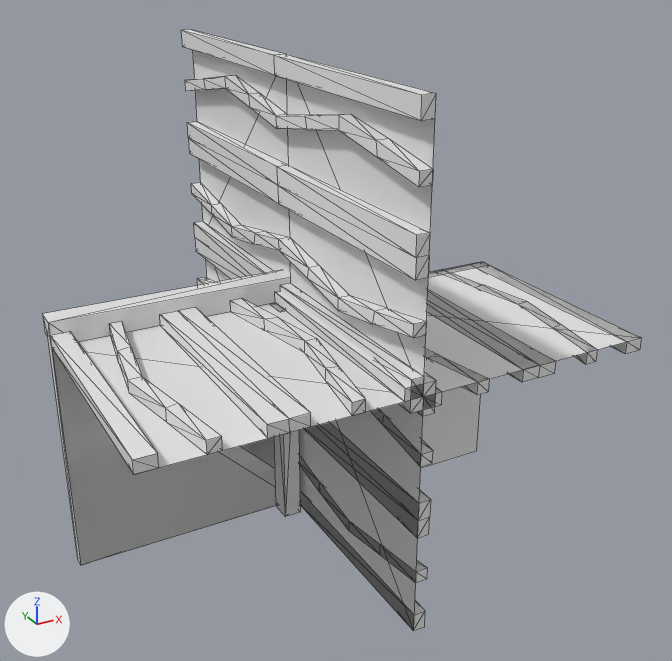
Renders of the OBJ model Data/bmc/tiles/t_154.obj from each side of a commit.
One viewpoint serves both versions: a 50 mm lens placed at (-0.798, -1.647, 0.73), pointed at (0.07, -0.068, -0.059). Lighting does not change. The marker at lower left points along +X, +Y and +Z. Mesh edges are drawn as thin lines. Where no turn or scale is listed for an object, it has been applied to the vertices.

The first picture shows 't_154'.
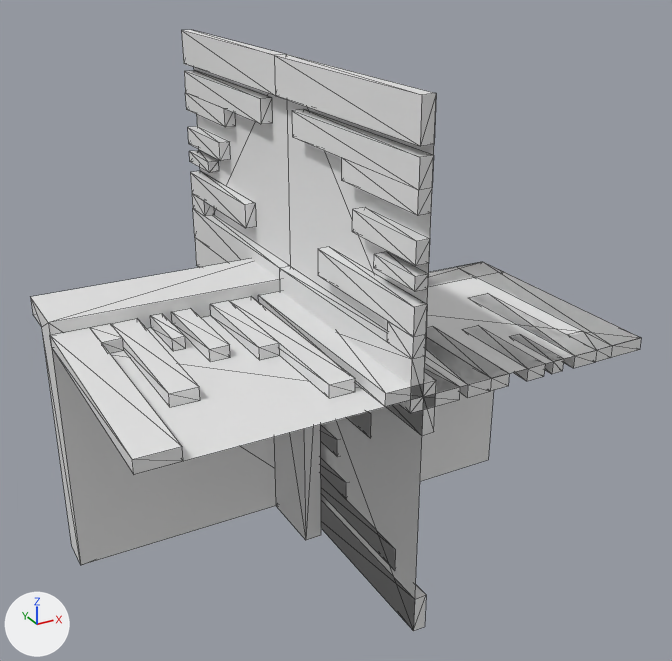
Boxes (x1, y1, x2, y2) around the edits, measured in the pictures (672 x 661 px; the box of a moved part takes in the faces that stretch with it):
't_154', reshaped
    before: (42, 30, 641, 631)
    after: (31, 30, 641, 631)
part 1 of me_t_154, added
    after: (188, 126, 230, 161)
part 2 of me_t_154, added
    after: (352, 207, 430, 266)
part 3 of me_t_154, added
    after: (189, 150, 219, 173)
part 4 of me_t_154, added
    after: (374, 252, 429, 292)
part 5 of me_t_154, added
    after: (510, 334, 564, 374)
part 6 of me_t_154, added
    after: (150, 314, 186, 351)
part 7 of me_t_154, added
    after: (462, 326, 545, 381)
part 8 of me_t_154, added
    after: (172, 308, 230, 362)
part 9 of me_t_154, rebuilt
    before: (300, 458, 427, 583)
    after: (320, 458, 395, 571)
part 10 of me_t_154, rebuilt (43% narrower)
    before: (185, 75, 433, 187)
    after: (292, 109, 434, 215)
part 11 of me_t_154, rebuilt
    before: (305, 422, 431, 538)
    after: (320, 425, 337, 456)
part 12 of me_t_154, rebuilt
    before: (425, 349, 489, 395)
    after: (425, 327, 509, 397)
part 13 of me_t_154, rebuilt (7% wider, 14% shorter)
    before: (230, 298, 366, 416)
    after: (210, 297, 355, 398)
part 14 of me_t_154, added
    after: (184, 70, 272, 127)
part 15 of me_t_154, deleted
    before: (160, 307, 311, 438)
part 16 of me_t_154, deleted
    before: (427, 289, 556, 382)
part 17 of me_t_154, moved or reshaped
    before: (42, 30, 641, 631)
    after: (31, 30, 641, 631)

Diff of the bpy script that builds the scene:
```diff
--- a/Data/bmc/tiles/t_154.obj.py
+++ b/Data/bmc/tiles/t_154.obj.py
@@ me_t_154 @@
 # used by ob_t_154; location = (0.0, 0.0, 0.0)
-me_t_154.from_pydata(...)  # 388 vertices, 763 faces; spans x -0.5..0.5, y -0.5..0.5, z -0.5..0.5
+me_t_154.from_pydata(...)  # 340 vertices, 624 faces; spans x -0.5..0.5, y -0.5..0.5, z -0.5..0.5
+# me_t_154 part 1: a new loose piece, a box spanning x -0.025..0.0, y 0.3..0.5, z 0.237..0.277
+# me_t_154 part 2: a new loose piece, a box spanning x -0.025..0.0, y -0.5..-0.3, z 0.237..0.277
+# me_t_154 part 3: a new loose piece, a box spanning x -0.025..0.0, y 0.374..0.5, z 0.193..0.218
+# me_t_154 part 4: a new loose piece, a box spanning x -0.025..0.0, y -0.5..-0.374, z 0.193..0.218
+# me_t_154 part 5: a new loose piece, a box spanning x 0.282..0.307, y -0.5..-0.374, z -0.025..0.0
+# me_t_154 part 6: a new loose piece, a box spanning x -0.307..-0.282, y -0.126..0.0, z 0.0..0.025
+# me_t_154 part 7: a new loose piece, a box spanning x 0.223..0.263, y -0.5..-0.3, z -0.025..0.0
+# me_t_154 part 8: a new loose piece, a box spanning x -0.263..-0.223, y -0.2..0.0, z 0.0..0.025
+# me_t_154 part 9: the loose piece of 38 vertices spanning x -0.025..0.025, y -0.5..0.5, z -0.429..-0.362 is rebuilt with 25 vertices and now spans x -0.025..0.025, y -0.429..0.429, z -0.408..-0.318
+# me_t_154 part 10: the loose piece of 36 vertices spanning x -0.025..0.0, y -0.5..0.5, z 0.362..0.429 is rebuilt with 14 vertices and now spans x -0.025..0.0, y -0.5..-0.071, z 0.318..0.408
+# me_t_154 part 11: the loose piece of 21 vertices spanning x -0.025..0.025, y -0.5..0.5, z -0.288..-0.212 is rebuilt with 14 vertices and now spans x -0.025..0.025, y -0.2..0.2, z -0.277..-0.237
+# me_t_154 part 12: the loose piece of 20 vertices spanning x 0.071..0.138, y -0.5..0.0, z -0.025..0.0 is rebuilt with 14 vertices and now spans x 0.092..0.182, y -0.5..-0.071, z -0.025..0.0
+# me_t_154 part 13: the loose piece of 20 vertices spanning x -0.138..-0.071, y -0.5..0.0, z 0.0..0.025 is rebuilt with 14 vertices and now spans x -0.182..-0.092, y -0.429..0.0, z 0.0..0.025
+# me_t_154 part 14: a new loose piece of 14 vertices spanning x -0.025..0.0, y 0.071..0.5, z 0.318..0.408
+# me_t_154 part 15: the loose piece of 12 vertices spanning x -0.287..-0.213, y -0.5..0.0, z 0.0..0.025 is deleted
+# me_t_154 part 16: the loose piece of 12 vertices spanning x 0.213..0.287, y -0.5..0.0, z -0.025..0.0 is deleted
+# me_t_154 part 17: 192 vertices removed from x -0.5..0.5, y -0.5..0.5, z -0.5..0.463; 130 vertices added at x -0.5..0.5, y -0.5..0.5, z -0.5..0.425
```
